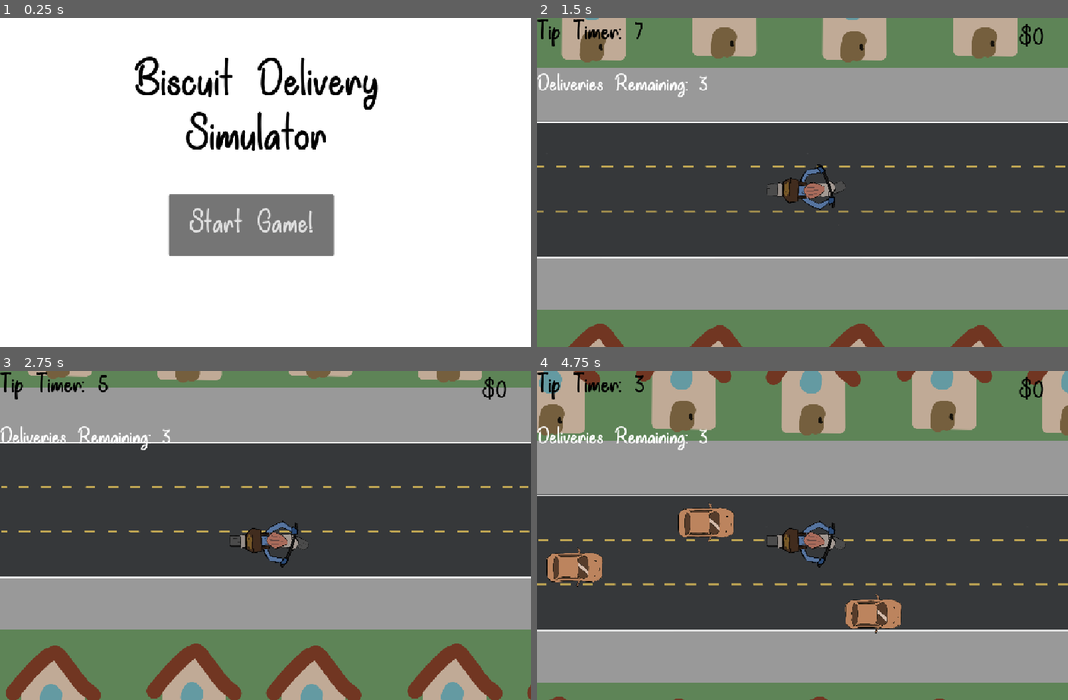
Above: before the commit, frames 1-4 (two rows, left to right).
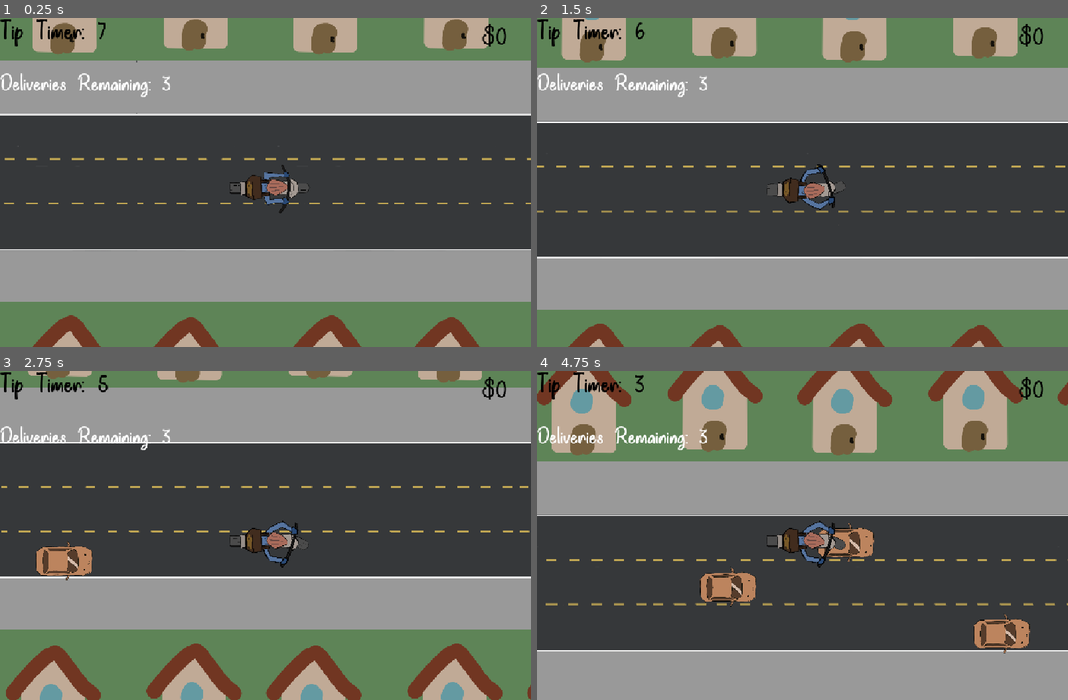
Above: after the commit, the same moments.

Repository: andreaTheCoder/brackeysgamejam
Game: Godot game, scene res://scenes/game.tscn
The game is run twice, just before and just after one commit, with the same random seed, the same clock (stepped at 60 frames per second) and the same inputs. Before the commit the project starts from res://scenes/start_screen.tscn.
Inputs (mouse positions are in pixels of both pictures, inside the frame that each line leads up to):
- Up to frame 1 (0.25 s): no input
- Up to frame 2 (1.5 s): click (786, 225) at 0.5 s, where only the run before the commit has a clickable "Start Game!"; hold Up (up) from 1.28 s (still down); hold Space (button) from 1.28 s (still down)
- Up to frame 3 (2.75 s): release Up (up) at 2.03 s; release Space (button) at 2.03 s; hold Down (down) from 2.03 s (still down); tap Shift (deliver) at 2.1 s
- Up to frame 4 (4.75 s): release Down (down) at 2.78 s; hold Space (button) 2.78-3.53 s; hold Up (up) 2.78-4.28 s; tap Shift (deliver) at 3.6 s; hold Down (down) from 4.28 s (still down); hold Space (button) from 4.28 s (still down)

The runs differ from the first frame. In frame 1, 99% of the frame differs, in the area x 0-100%, y 0-100%; in frame 2, less than 0.1%; in frame 3, 0.9%; in frame 4, 43%.

Commit message:
minor fixes to animatoin

Diff:
--- a/project.godot
+++ b/project.godot
@@ -11,7 +11,7 @@
 [application]
 
 config/name="Brackeys Game Jam"
-run/main_scene="uid://bv8437dil3uww"
+run/main_scene="uid://dx4alm7spt1cb"
 config/features=PackedStringArray("4.4", "GL Compatibility")
 config/icon="res://icon.svg"
 
@@ -24,6 +24,10 @@
 window/size/viewport_width=1100
 window/size/viewport_height=680
 window/stretch/mode="canvas_items"
+
+[gui]
+
+theme/custom_font="uid://dy7hhgxec3873"
 
 [input]
 
--- a/scripts/bike.gd
+++ b/scripts/bike.gd
@@ -19,6 +19,8 @@
 
 func _process(delta: float) -> void:
 	if Input.is_action_pressed("up") and velocity.y > 0:
+		animated_sprite_2d.play("default")
+	elif Input.is_action_pressed("down") and velocity.y < 0:
 		animated_sprite_2d.play("default")
 	elif Input.is_action_pressed("up"):
 		animated_sprite_2d.play("turn_up")
--- /dev/null
+++ b/start_screen.tscn
@@ -0,0 +1,51 @@
+[gd_scene load_steps=3 format=3 uid="uid://bfned7ytusrwp"]
+
+[ext_resource type="Script" uid="uid://bfvddbfj7ixi2" path="res://start_screen.gd" id="1_pevhg"]
+[ext_resource type="FontFile" path="res://assets/Gaegu-Bold.ttf" id="2_afy8x"]
+
+[node name="start_screen" type="Node2D"]
+script = ExtResource("1_pevhg")
+
+[node name="Polygon2D" type="Polygon2D" parent="."]
+position = Vector2(115.109, -271.267)
+scale = Vector2(4.03216, 6.61986)
+polygon = PackedVector2Array(-52, 25.7255, 743, 25.098, 738, 355.137, -49, 356.392)
+
+[node name="CanvasLayer" type="CanvasLayer" parent="."]
+
+[node name="Label" type="Label" parent="CanvasLayer"]
+anchors_preset = 8
+anchor_left = 0.5
+anchor_top = 0.5
+anchor_right = 0.5
+anchor_bottom = 0.5
+offset_left = -435.0
+offset_top = -259.0
+offset_right = 396.0
+offset_bottom = 12.0
+grow_horizontal = 2
+grow_vertical = 2
+size_flags_horizontal = 4
+theme_override_colors/font_color = Color(0, 0, 0, 1)
+theme_override_fonts/font = ExtResource("2_afy8x")
+theme_override_font_sizes/font_size = 120
+text = "Biscuit Delivery
+Simulator"
+horizontal_alignment = 1
+autowrap_mode = 2
+
+[node name="Control" type="Control" parent="."]
+layout_mode = 3
+anchors_preset = 0
+offset_right = 40.0
+offset_bottom = 40.0
+
+[node name="Button" type="Button" parent="Control"]
+layout_mode = 0
+offset_left = 349.0
+offset_top = 364.0
+offset_right = 691.0
+offset_bottom = 491.0
+theme_override_fonts/font = ExtResource("2_afy8x")
+theme_override_font_sizes/font_size = 75
+text = "Start Game!"
